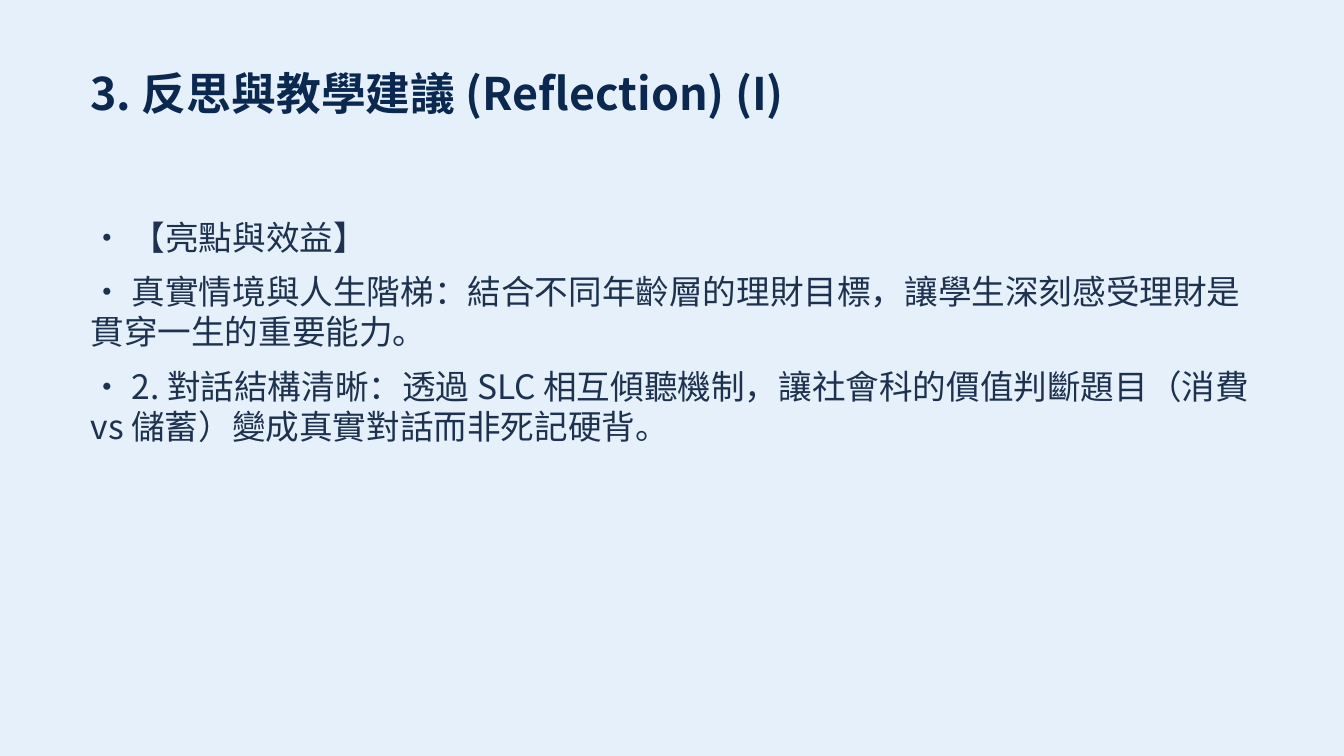
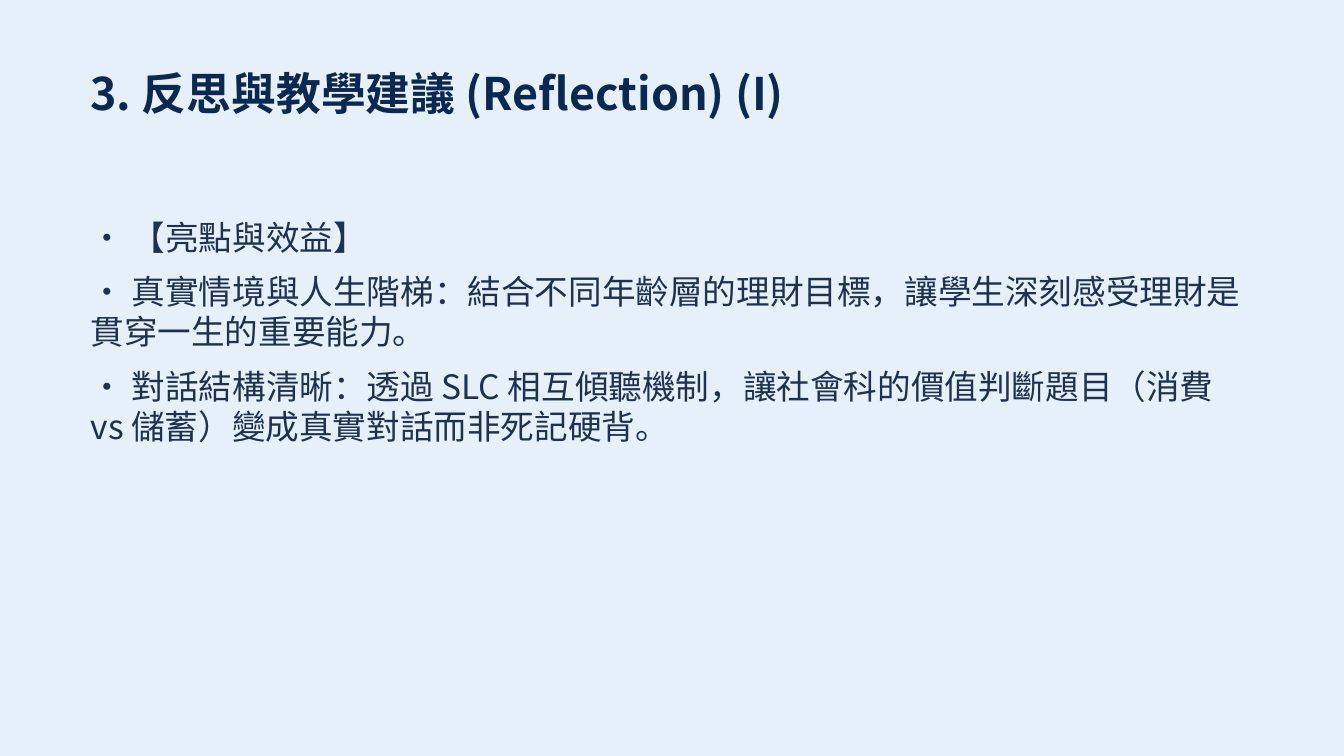
Before and after one commit to sspsapin5566/slc-5th-grade-social-study, a slide deck: slide 8 of output/slides.pptx. Drawn at 1344x756 pixels with LibreOffice and Linux fonts; fonts in the diff are those of the drawing. Boxes give left, top, right and bottom in pixels: in the first picture for what was removed or moved away, otherwise in the second. Text is boxed around its words. In the diff, an @@ line names an element or a change of style, - is before the commit and + after.

Commit message:
style: enlarge body text font size on slide 2+ and correct text/bullet points on slides 3, 6, 8, 9

```diff
--- a/output/slides.pptx
+++ b/output/slides.pptx
@@ text at [91, 370, 1214, 442]: text changed @@
-• 2. 對話結構清晰：透過 SLC 相互傾聽機制，讓社會科的價值判斷題目（消費 vs 儲蓄）變成真實對話而非死記硬背。
+• 對話結構清晰：透過 SLC 相互傾聽機制，讓社會科的價值判斷題目（消費 vs 儲蓄）變成真實對話而非死記硬背。
```
Also in this commit, not shown: 5 other slides changed, 3 other files.
